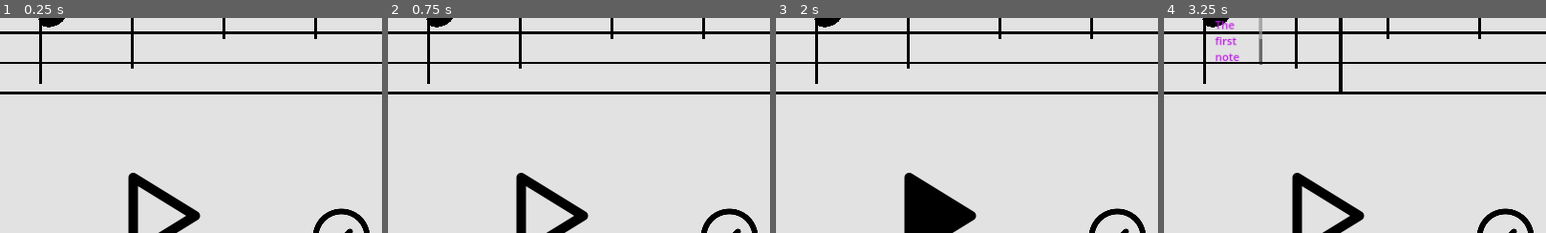
Above: before the commit, frames 1-4 (left to right).
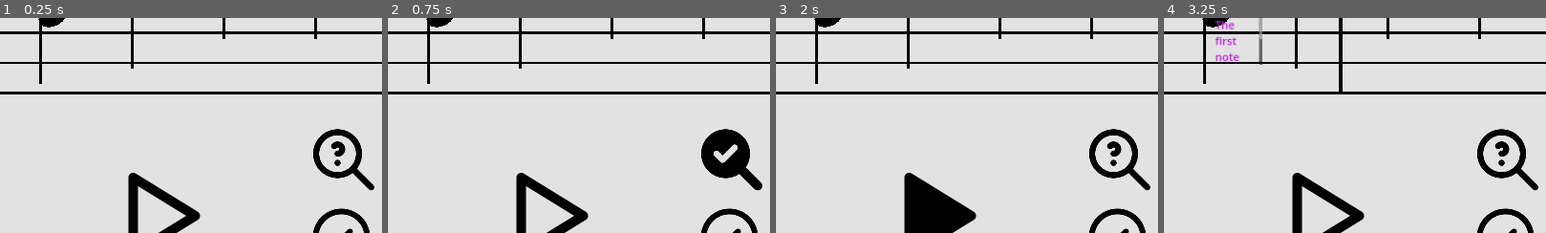
Above: after the commit, the same moments.

Repository: Sniggiho/COMP225-Reluna
Game: Godot game, scene res://Scenes/firstScene.tscn
Two runs of this game, one before a commit and one after it. Both use one fixed random seed, a clock stepped at 60 frames per second and the inputs below.
Inputs (mouse positions are % of the whole screen's width and height, from its top left):
- Up to frame 1 (0.25 s): no input
- Up to frame 2 (0.75 s): click (73, 63) at 0.52 s
- Up to frame 3 (2 s): click (49, 76) at 1.25 s
- Up to frame 4 (3.25 s): click (49, 76) at 2 s; click (35, 30) at 2.77 s
The pictures show only the part of the screen within x 28-78%, y 30-80%; the shares and areas given below are measured in that part.

The runs differ from the first frame. In frame 1, 1.5% of the frame differs, in the area x 82-98%, y 51-81%; in frame 2, 2.4%; in frame 3, 1.5%; in frame 4, 1.5%.

Commit message:
added a hint button

Diff:
--- a/Project/Scenes/firstScene.tscn
+++ b/Project/Scenes/firstScene.tscn
@@ -11,6 +11,8 @@
 [ext_resource type="Texture2D" uid="uid://8d8gcs6vjvtc" path="res://RelunaIcons/checkFilled.png" id="6_7w56k"]
 [ext_resource type="Texture2D" uid="uid://cg6lvtjwkq3rm" path="res://RelunaIcons/reset.png" id="6_s2gbu"]
 [ext_resource type="Texture2D" uid="uid://cd3kkhujucqtd" path="res://RelunaIcons/return.png" id="7_lc1xl"]
+[ext_resource type="Texture2D" uid="uid://cxbfhp8by63gd" path="res://RelunaIcons/hint.png" id="8_c0d27"]
+[ext_resource type="Texture2D" uid="uid://c5t2luc0n1rvq" path="res://RelunaIcons/hintFilled.png" id="9_rdd6e"]
 
 [sub_resource type="StyleBoxEmpty" id="StyleBoxEmpty_msstd"]
 
@@ -52,6 +54,15 @@
 scale = Vector2(0.52, 0.52)
 icon = ExtResource("7_lc1xl")
 flat = true
+
+[node name="HintButton" type="TextureButton" parent="."]
+offset_left = 1093.0
+offset_top = 494.0
+offset_right = 1333.0
+offset_bottom = 734.0
+scale = Vector2(0.640001, 0.640001)
+texture_normal = ExtResource("8_c0d27")
+texture_hover = ExtResource("9_rdd6e")
 
 [node name="ResetButton" type="Button" parent="."]
 offset_left = 237.0
Not shown: 1 places in Project/Scenes/firstScene.tscn that only renumber resources
